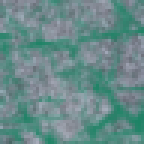
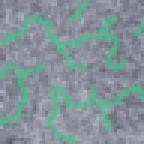
Revision of a layered (144, 144) image; what changed, layer by layer:
added layer "Layer #1" above "Layer" over [0, 0, 144, 144]
hid "Layer" over [0, 0, 144, 144]
